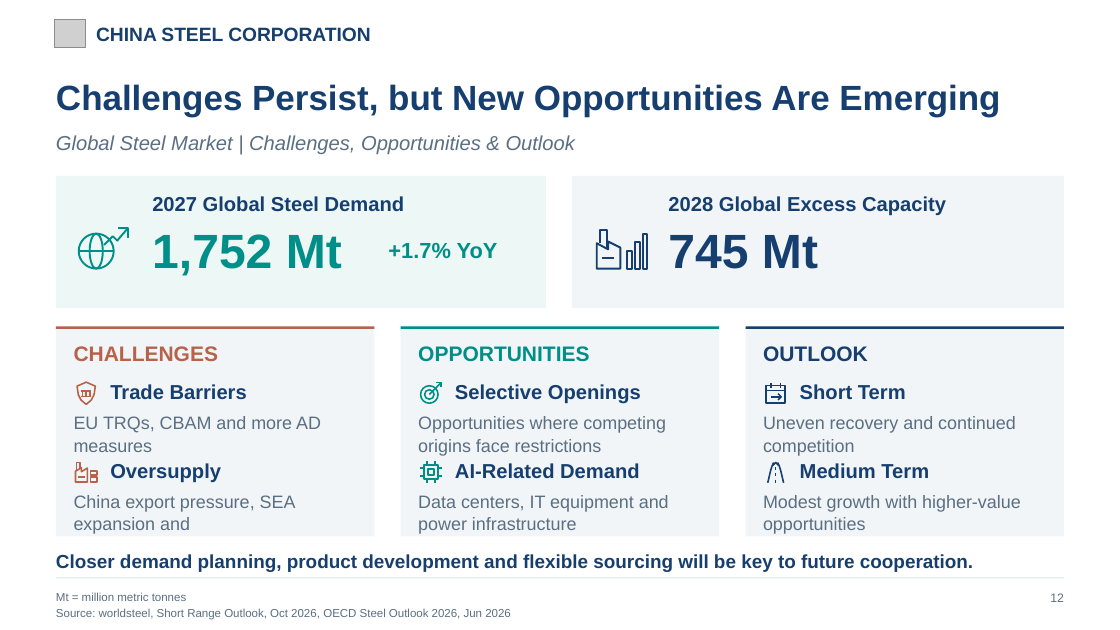
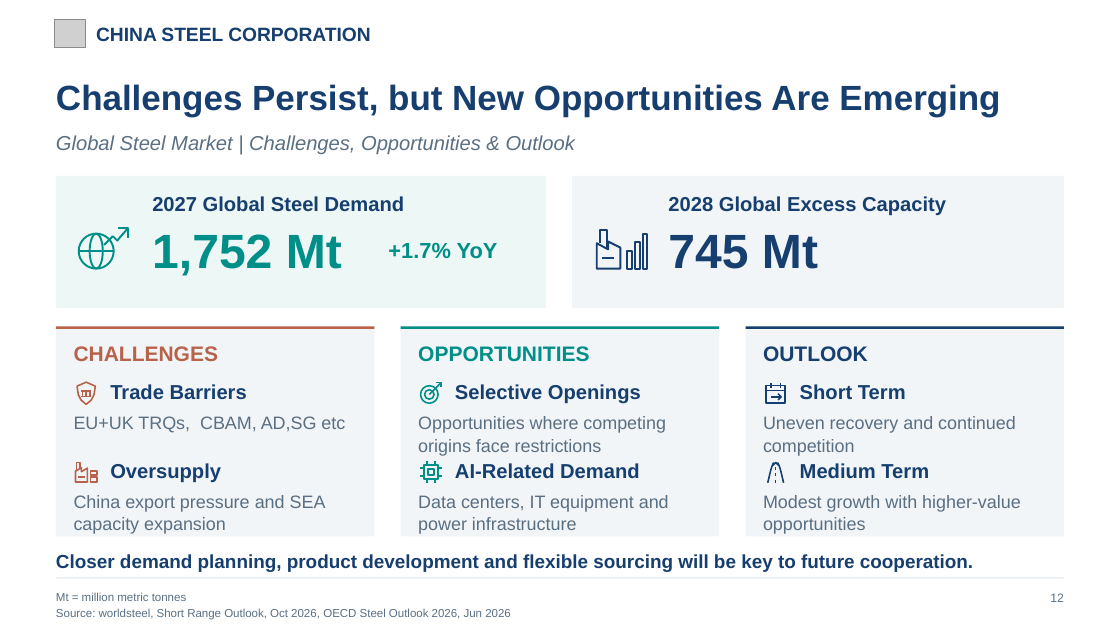
Before and after one commit to evawang0328/csc-germany-uk-trip-2026, a slide deck: slide 13 of CSC_Europe_Nov2026_20261109.pptx. Drawn at 1120x630 pixels with LibreOffice and Linux fonts; fonts in the diff are those of the drawing; grey boxes stand for pictures. Boxes give left, top, right and bottom in pixels: in the first picture for what was removed or moved away, otherwise in the second. Text is boxed around its words. In the diff, an @@ line names an element or a change of style, - is before the commit and + after.

```diff
--- a/CSC_Europe_Nov2026_20261109.pptx
+++ b/CSC_Europe_Nov2026_20261109.pptx
@@ text at (x1=74, y1=416, x2=345, y2=433): text changed @@
-EU TRQs, CBAM and more AD measures
+EU+UK TRQs, CBAM, AD,SG etc
@@ text at (x1=74, y1=495, x2=326, y2=534): text changed @@
-China export pressure, SEA expansion and
+China export pressure and SEA capacity expansion
```
Also in this commit, not shown: 3 other slides changed, 1 slide added, 1 slide removed, 1 other file.
